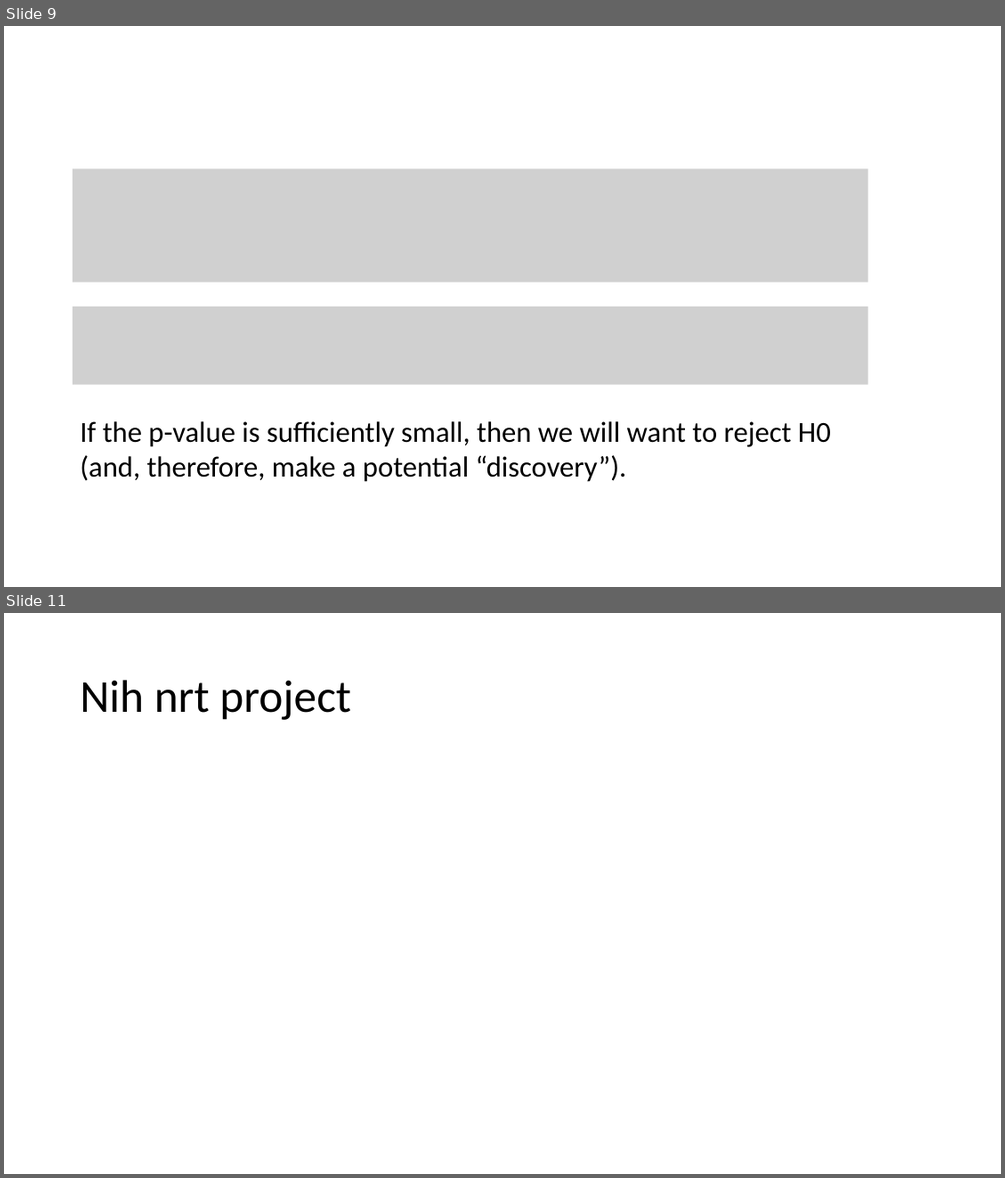
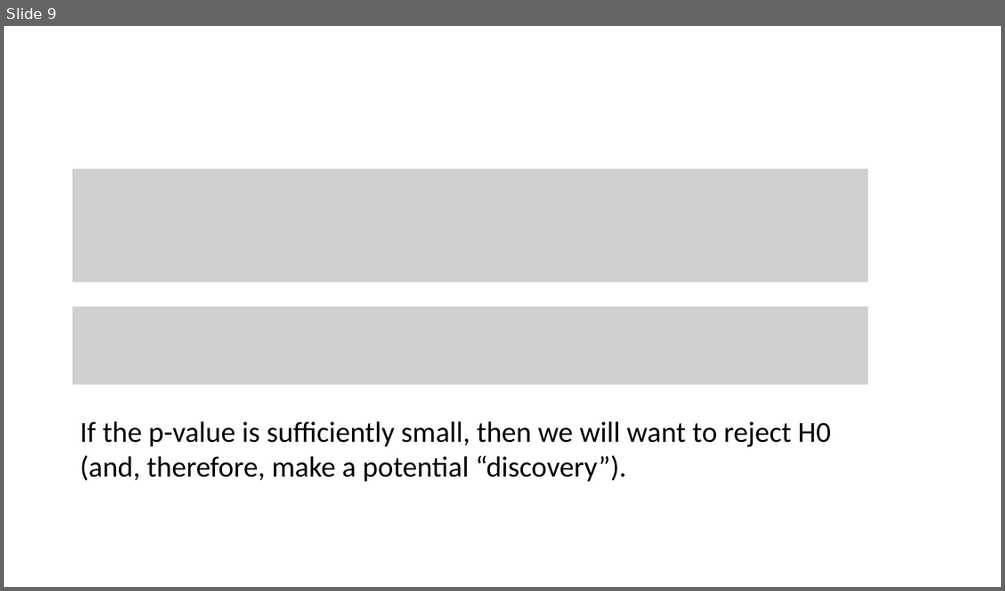
Before and after one commit to tianzheng4/tianzheng4.github.io, a slide deck: _umkc-teaching/slides/Lecture13.pptx. Shown one above the other, each under a label of ours: slides 9 and 11 before the commit, slide 9 after it; the slides between them are not shown. The pictures are 1005x1178 and 1005x591 pixels, drawn with LibreOffice and Linux fonts; fonts in the diff are those of the drawing; grey boxes stand for pictures. Boxes give left, top, right and bottom in pixels: in the first picture for what was removed or moved away, otherwise in the second. Text is boxed around its words. In the diff, an @@ line names an element or a change of style, - is before the commit and + after.

```diff
--- a/_umkc-teaching/slides/Lecture13.pptx
+++ b/_umkc-teaching/slides/Lecture13.pptx
@@ slide 11 removed at [4, 613, 1001, 1174], background #FFFFFF @@
@@ title removed at [80, 680, 351, 720] @@
-Nih nrt project
```
Also in this commit, not shown: 12 slides added, 1 other slide removed, 3 other files.
